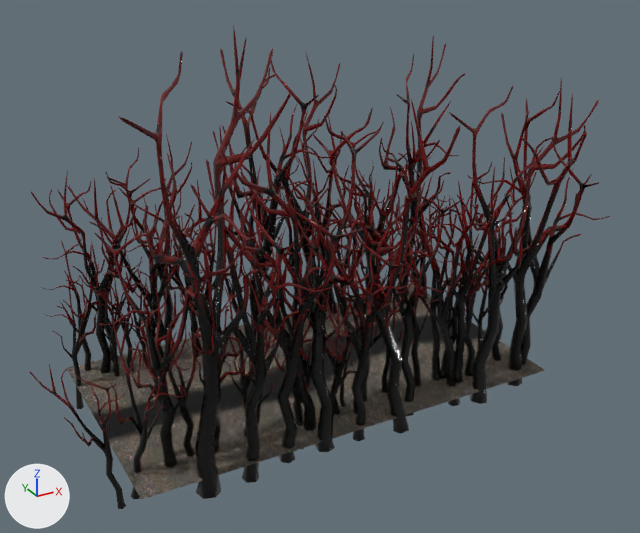
Before and after pictures for a commit that changed the glTF model Editor/assets/models/forest/forest14.gltf.
Rendered twice from a camera (50 mm lens) standing at (-55.1, -104.8, 69.0) and looking at (1.0, -2.9, 18.1). The axes (+X, +Y, +Z) are drawn at lower left. The lights are the same throughout.
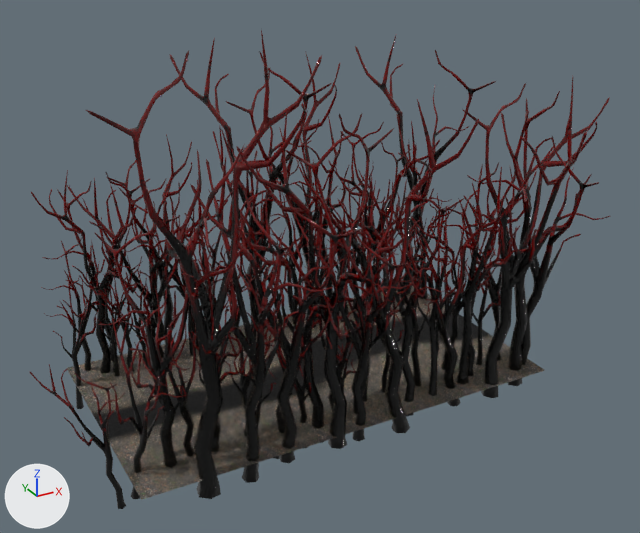
The change in detail:
Object 'Cone.1202' (ob_cone_1202) moves from (-6.1, -17.2, -1.6) to (-4.2, -17.4, -1.6).
Object 'Cone.1203' (ob_cone_1203) turns from (-86, 174, -5.1) to (94, 6.4, -156) degrees about x, y and z.
Object 'Cone.1204' (ob_cone_1204) turns from (90, 5.8, -75) to (90, 5.8, 15) degrees about x, y and z.
Object 'Cone.1206' (ob_cone_1206) turns from (86, 7.5, -13) to (86, 7.5, 22) degrees about x, y and z.
Object 'Cone.1209' (ob_cone_1209) moves from (-6.8, -14.5, -2.1) to (-5.6, -14.6, -2.1).
Object 'Cone.1211' (ob_cone_1211) turns from (93, 8, 150) to (93, 8, -159) degrees about x, y and z.
Object 'Cone.1221' (ob_cone_1221) moves from (18.2, -14.0, 0.3) to (18.7, -14.7, 0.3).
Object 'Cone.1226' (ob_cone_1226) moves from (-10.5, 13.3, -1.7) to (-8.4, 16.2, -1.7).
Object 'Cone.1226' (ob_cone_1226) turns from (84, -6.1, 125) to (84, -6.1, 102) degrees about x, y and z.
Object 'Cone.1228' (ob_cone_1228) moves from (-11.4, 13.9, -2.4) to (-11.2, 15.0, -2.4).
Object 'Cone.1230' (ob_cone_1230) turns from (85, 1.4, -77) to (85, 1.4, -101) degrees about x, y and z.
Object 'Cone.1231' (ob_cone_1231) moves from (19.9, -17.2, -2.1) to (22.4, -16.8, -2.1).
Object 'Cone.1239' (ob_cone_1239) moves from (-7.2, -12.1, -4.3) to (-6.7, -12.2, -4.3).
Object 'Cone.1241' (ob_cone_1241) moves from (-8.4, -12.4, -3.9) to (-11.3, -12.8, -3.9).
Object 'Cone.1242' (ob_cone_1242) turns from (86, -7.3, -68) to (86, -7.3, -80) degrees about x, y and z.
Object 'Cone.1245' (ob_cone_1245) moves from (16.0, -12.0, -0.6) to (13.0, -15.2, -0.6).
Object 'Cone.1245' (ob_cone_1245) turns from (96, 4.8, 136) to (96, 4.8, 122) degrees about x, y and z.
Object 'Cone.1246' (ob_cone_1246) moves from (16.7, -12.5, 0.3) to (15.4, -11.7, 0.3).
Object 'Cone.1252' (ob_cone_1252) moves from (-11.4, 11.9, -1.8) to (-8.6, 13.6, -1.8).
Object 'Cone.1269' (ob_cone_1269) moves from (-13.1, 11.9, -0.9) to (-13.3, 12.5, -0.9).

Location of each change, [x1, y1, x2, y2] in pixels of the pictures (640 x 533 px):
'Cone.1230', turned
    before: [119, 24, 291, 499]
    after: [86, 29, 322, 499]
'Cone.1202', moved
    before: [219, 113, 381, 452]
    after: [236, 111, 394, 449]
'Cone.1231', moved
    before: [449, 80, 599, 404]
    after: [462, 77, 610, 398]
'Cone.1203', turned
    before: [300, 99, 460, 434]
    after: [286, 99, 479, 433]
'Cone.1209', moved
    before: [224, 186, 330, 445]
    after: [235, 184, 338, 443]
'Cone.1206', turned
    before: [220, 38, 339, 329]
    after: [170, 37, 332, 329]
'Cone.1221', moved
    before: [426, 161, 514, 383]
    after: [432, 162, 520, 384]
'Cone.1204', turned
    before: [379, 36, 465, 296]
    after: [355, 36, 496, 295]
'Cone.1211', turned
    before: [406, 180, 479, 406]
    after: [379, 183, 514, 406]
'Cone.1245', moved, turned
    before: [407, 195, 466, 381]
    after: [407, 206, 468, 396]
'Cone.1241', moved
    before: [256, 253, 369, 451]
    after: [237, 259, 353, 459]
'Cone.1239', moved
    before: [265, 320, 313, 449]
    after: [265, 314, 319, 448]
'Cone.1226', moved, turned
    before: [185, 225, 238, 302]
    after: [174, 190, 233, 296]
'Cone.1228', moved
    before: [149, 184, 203, 350]
    after: [149, 183, 201, 347]
'Cone.1242', turned
    before: [332, 234, 377, 402]
    after: [335, 238, 388, 402]
'Cone.1269', moved
    before: [165, 215, 206, 358]
    after: [162, 213, 206, 356]
'Cone.1246', moved
    before: [431, 257, 476, 378]
    after: [423, 259, 464, 377]
'Cone.1252', moved
    before: [176, 277, 225, 344]
    after: [199, 237, 230, 346]
